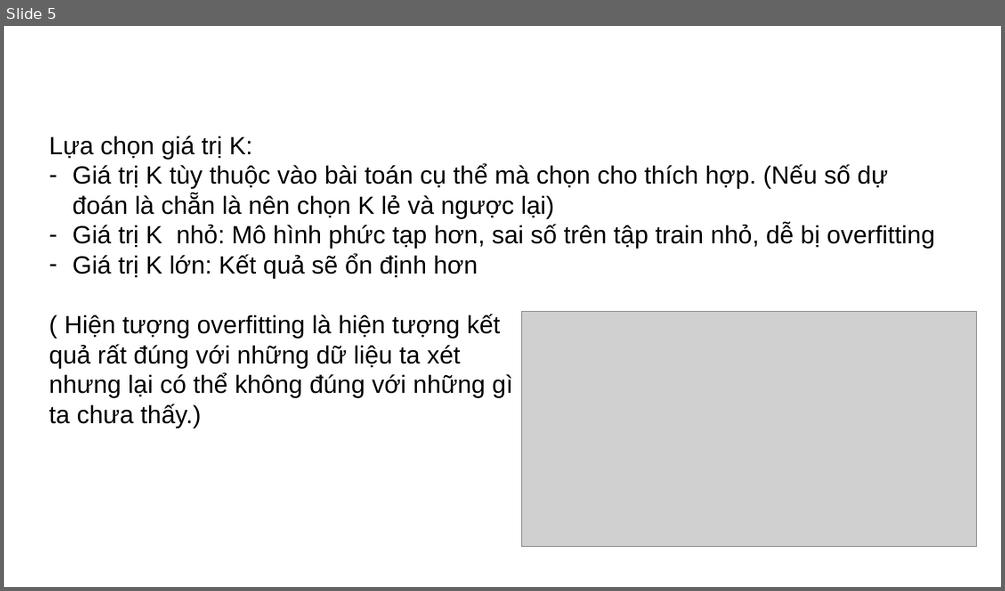
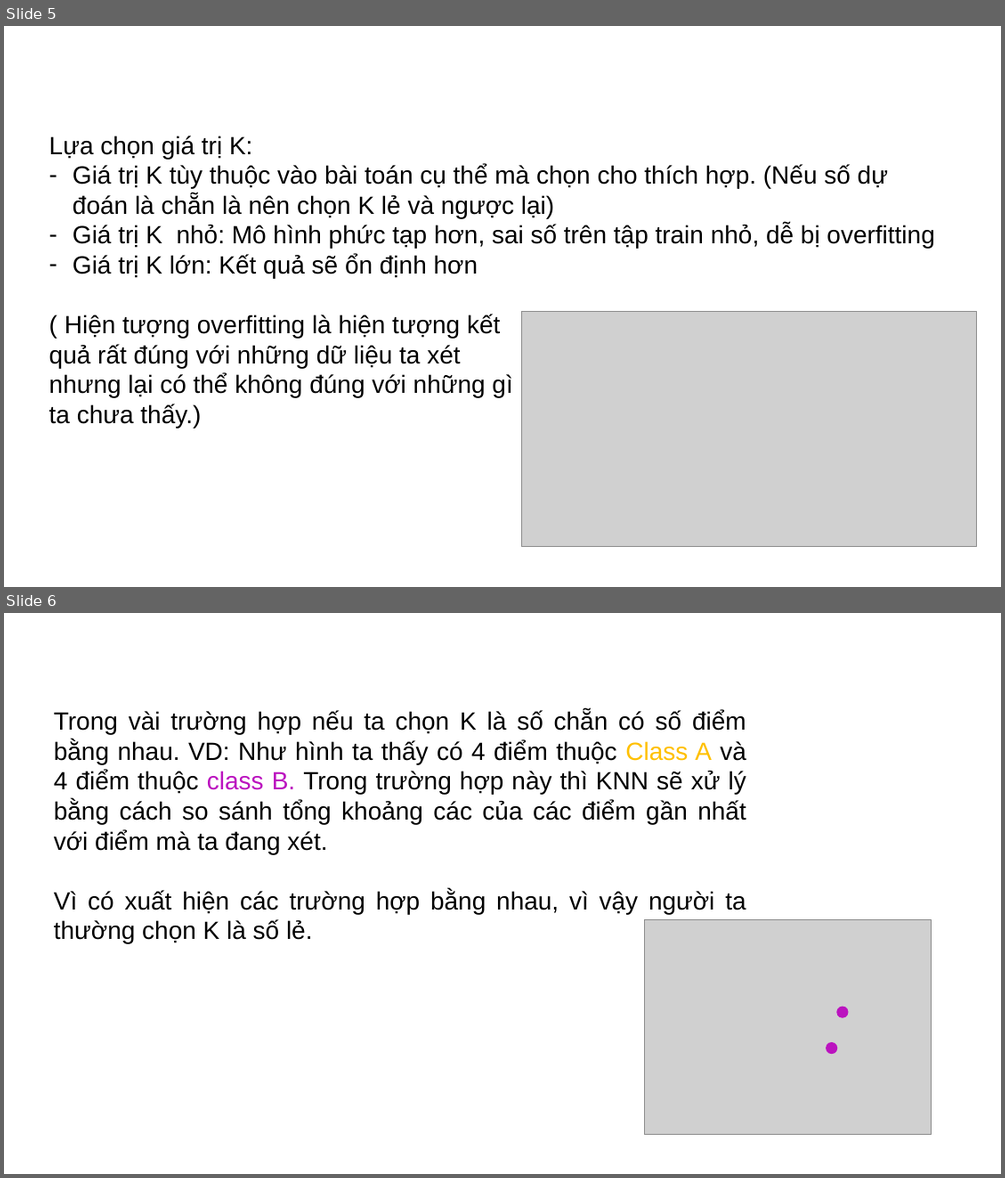
Before and after one commit to doanquocnhan/Credit-Card-Fraud-Detection-Using-KNN, a slide deck: BaoCao_4Tuandau.pptx. Shown one above the other, each under a label of ours: slide 5 before the commit, slides 5 and 6 after it. The pictures are 1005x591 and 1005x1178 pixels, drawn with LibreOffice and Linux fonts; fonts in the diff are those of the drawing; grey boxes stand for pictures. Boxes give left, top, right and bottom in pixels: in the first picture for what was removed or moved away, otherwise in the second. Text is boxed around its words. In the diff, an @@ line names an element or a change of style, - is before the commit and + after.

```diff
--- a/BaoCao_4Tuandau.pptx
+++ b/BaoCao_4Tuandau.pptx
@@ slide 6 added at (x1=4, y1=613, x2=1001, y2=1174), background #FFFFFF @@
@@ text added at (x1=54, y1=710, x2=746, y2=944), 24 pt, text #000000 @@
+Trong vài trường hợp nếu ta chọn K là số chẵn có số điểm bằng nhau. VD: Như hình ta thấy có 4 điểm thuộc Class A và 4 điểm thuộc class B. Trong trường hợp này thì KNN sẽ xử lý bằng cách so sánh tổng khoảng các của các điểm gần nhất với điểm mà ta đang xét.
+Vì có xuất hiện các trường hợp bằng nhau, vì vậy người ta thường chọn K là số lẻ.
@@ picture added at (x1=645, y1=919, x2=931, y2=1135) @@
@@ ellipse added at (x1=836, y1=1006, x2=849, y2=1018), fill #BB13BF @@
@@ ellipse added at (x1=825, y1=1042, x2=838, y2=1054), fill #BB13BF @@
```
Also in this commit, not shown: 3 other slides added.
